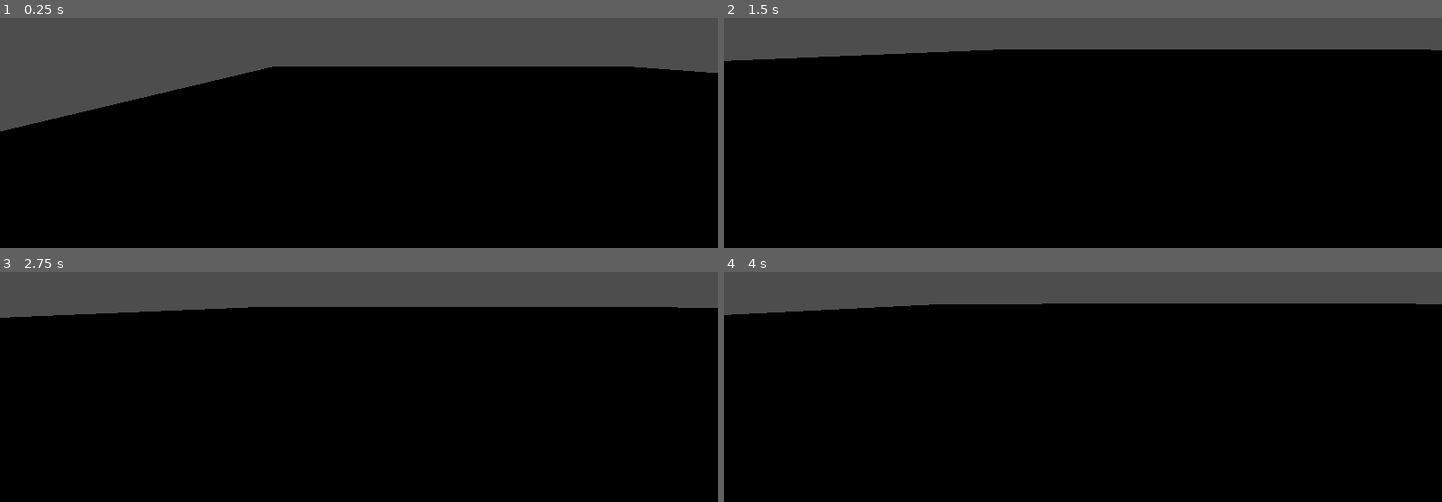
Above: before the commit, frames 1-4 (two rows, left to right).
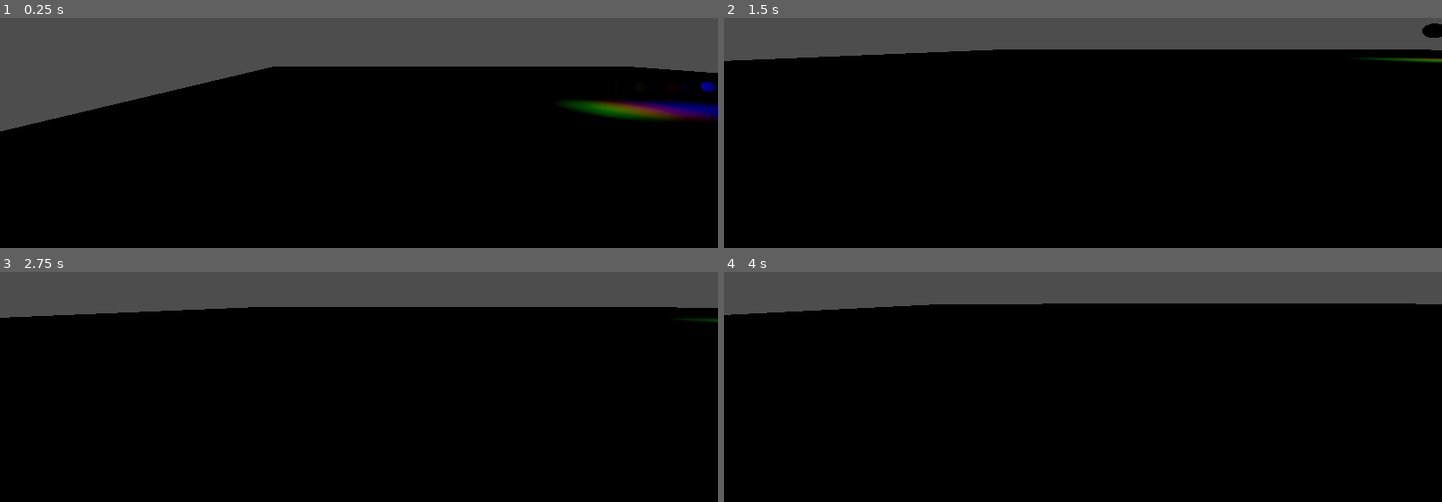
Above: after the commit, the same moments.

Repository: Bellsworne/ColorMazeGameThing
Game: Godot game, scene res://Base.tscn
The game is run twice, just before and just after one commit, with the same random seed, the same clock (stepped at 60 frames per second) and the same inputs.
Inputs (mouse positions are in pixels of both pictures, inside the frame that each line leads up to):
- Up to frame 1 (0.25 s): no input
- Up to frame 2 (1.5 s): move the mouse to (1118, 45) at 0.52 s; hold W (up) from 0.53 s (still down); tap Space (jump) at 0.77 s; move the mouse to (1047, 47) at 1.27 s
- Up to frame 3 (2.75 s): keep holding W (up); tap Space (jump) at 1.52 s; move the mouse to (373, 292) at 2.02 s
- Up to frame 4 (4 s): keep holding W (up); move the mouse to (1075, 306) at 2.77 s; tap Space (jump) at 3.02, 3.77 s; move the mouse to (1133, 304) at 3.52 s

The runs differ from the first frame. In frame 1, 1.6% of the frame differs, in the area x 78-100%, y 27-45%; in frame 2, 0.3%; in frame 3, less than 0.1%; in frame 4, nothing differs.

Commit message:
Added basic orb/interactive classes

Diff:
--- a/Color/Base.tscn
+++ b/Color/Base.tscn
@@ -1,6 +1,7 @@
-[gd_scene load_steps=4 format=3 uid="uid://ct65ax0q6yyq4"]
+[gd_scene load_steps=5 format=3 uid="uid://ct65ax0q6yyq4"]
 
 [ext_resource type="PackedScene" uid="uid://drilb8g5nmrju" path="res://player/player.tscn" id="1_gwl7y"]
+[ext_resource type="PackedScene" uid="uid://n4wcvgk1n1t6" path="res://Content/Orb/Orb.tscn" id="2_1njw4"]
 
 [sub_resource type="PlaneMesh" id="PlaneMesh_jusrp"]
 
@@ -21,3 +22,18 @@
 
 [node name="Player" parent="." instance=ExtResource("1_gwl7y")]
 transform = Transform3D(1, 0, 0, 0, 1, 0, 0, 0, 1, -26, 6, 24)
+
+[node name="Orb" parent="." instance=ExtResource("2_1njw4")]
+transform = Transform3D(1, 0, 0, 0, 1, 0, 0, 0, 1, 0, 2, 0)
+
+[node name="Orb2" parent="." instance=ExtResource("2_1njw4")]
+transform = Transform3D(1, 0, 0, 0, 1, 0, 0, 0, 1, -3, 2, 0)
+color = 1
+
+[node name="Orb3" parent="." instance=ExtResource("2_1njw4")]
+transform = Transform3D(1, 0, 0, 0, 1, 0, 0, 0, 1, 3, 2, 0)
+color = 2
+
+[node name="Orb4" parent="." instance=ExtResource("2_1njw4")]
+transform = Transform3D(1, 0, 0, 0, 1, 0, 0, 0, 1, 6, 2, 0)
+color = 2
--- /dev/null
+++ b/Color/Content/InteractiveItem.gd
@@ -0,0 +1,8 @@
+extends Node
+
+class_name InteractiveItem
+
+var item_name : String = ""
+
+func activate() -> void:
+	pass
--- /dev/null
+++ b/Color/Content/Orb/Orb.gd
@@ -0,0 +1,22 @@
+extends InteractiveItem
+class_name Orb
+@onready var Orb_Mesh : MeshInstance3D = get_node("MeshInstance3D")
+@onready var Light : OmniLight3D = get_node("OmniLight3D")
+enum _COLOR {
+	RED, GREEN, BLUE, GOLD, RAINBOW
+	#RED = 1,
+	#GREEN = 2,
+	#BLUE = 4,
+	#GOLD = 8,
+	#RAINBOW = 16
+}
+
+var index_colors : Array[String] = ["ff0000", "00ff00", "0000ff", "917505", "d4008b"]
+
+@export var color : _COLOR = _COLOR.RED
+
+func _ready() -> void:
+	var mat : StandardMaterial3D = StandardMaterial3D.new()
+	Orb_Mesh.set_surface_override_material(0, mat)
+	mat.albedo_color = Color(index_colors[color])
+	Light.light_color = Color(index_colors[color])
--- /dev/null
+++ b/Color/Content/Orb/Orb.tscn
@@ -0,0 +1,26 @@
+[gd_scene load_steps=5 format=3 uid="uid://n4wcvgk1n1t6"]
+
+[ext_resource type="Script" path="res://Content/Orb/Orb.gd" id="1_2grxh"]
+
+[sub_resource type="SphereMesh" id="SphereMesh_x44vr"]
+radial_segments = 32
+rings = 16
+
+[sub_resource type="StandardMaterial3D" id="StandardMaterial3D_sbopi"]
+albedo_color = Color(0.968627, 0.968627, 0.968627, 1)
+
+[sub_resource type="SphereShape3D" id="SphereShape3D_o8r51"]
+
+[node name="Orb" type="Node3D"]
+script = ExtResource("1_2grxh")
+
+[node name="MeshInstance3D" type="MeshInstance3D" parent="."]
+mesh = SubResource("SphereMesh_x44vr")
+surface_material_override/0 = SubResource("StandardMaterial3D_sbopi")
+
+[node name="Area3D" type="Area3D" parent="."]
+
+[node name="CollisionShape3D" type="CollisionShape3D" parent="Area3D"]
+shape = SubResource("SphereShape3D_o8r51")
+
+[node name="OmniLight3D" type="OmniLight3D" parent="."]
